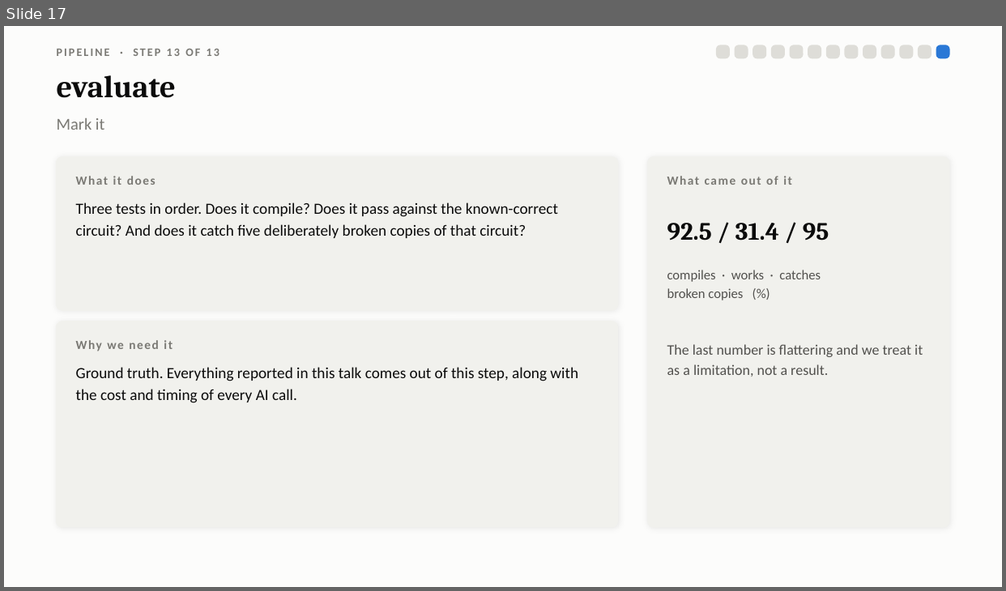
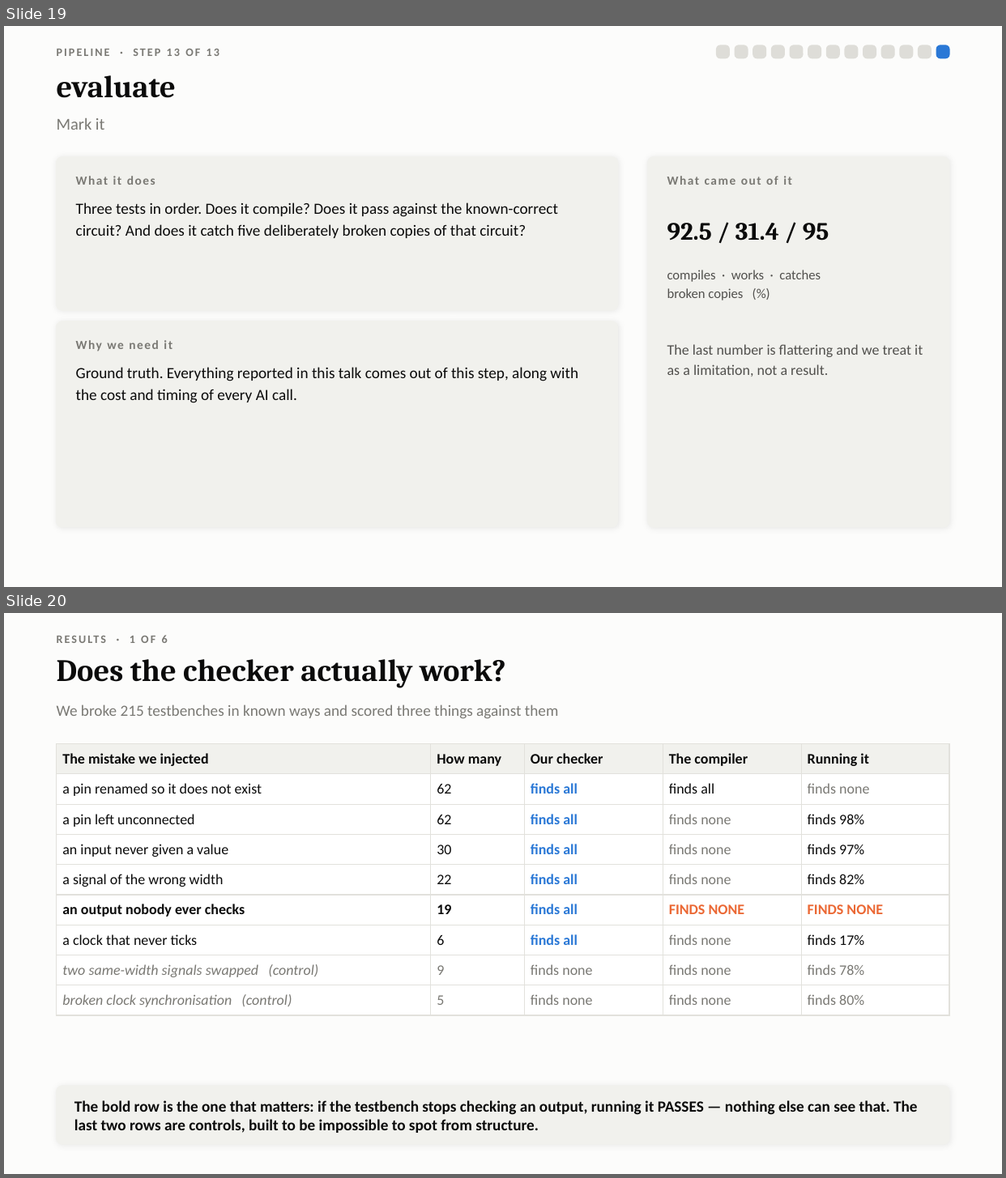
Before and after one commit to Sawaiz-zip/agentic-verilog-testbench, a slide deck: docs/presentation.pptx. Shown one above the other, each under a label of ours: slide 17 before the commit, slides 19 and 20 after it. The pictures are 1006x591 and 1006x1178 pixels, drawn with LibreOffice and Linux fonts; fonts in the diff are those of the drawing. Boxes give left, top, right and bottom in pixels: in the first picture for what was removed or moved away, otherwise in the second. Text is boxed around its words. In the diff, an @@ line names an element or a change of style, - is before the commit and + after.

```diff
--- a/docs/presentation.pptx
+++ b/docs/presentation.pptx
@@ slide 20 added at (x1=4, y1=613, x2=1002, y2=1174), background #FCFCFB @@
@@ text added at (x1=130, y1=635, x2=168, y2=643), 11 pt, text #7A7974, bold @@
+RESULTS · 1 OF 6
@@ text added at (x1=57, y1=659, x2=506, y2=688), 30 pt, text #0B0B0B, bold @@
+Does the checker actually work?
@@ text added at (x1=57, y1=705, x2=558, y2=718), 15 pt, text #7A7974 @@
+We broke 215 testbenches in known ways and scored three things against them
@@ table added at (x1=57, y1=744, x2=949, y2=1011), 9 rows, 5 columns @@
+The mistake we injected | How many | Our checker | The compiler | Running it
+a pin renamed so it does not exist | 62 | finds all | finds all | finds none
+a pin left unconnected | 62 | finds all | finds none | finds 98%
+an input never given a value | 30 | finds all | finds none | finds 97%
+a signal of the wrong width | 22 | finds all | finds none | finds 82%
+an output nobody ever checks | 19 | finds all | FINDS NONE | FINDS NONE
+a clock that never ticks | 6 | finds all | finds none | finds 17%
+two same-width signals swapped (control) | 9 | finds none | finds none | finds 78%
+broken clock synchronisation (control) | 5 | finds none | finds none | finds 80%
@@ rounded rectangle added at (x1=57, y1=1086, x2=949, y2=1144), fill #F1F1ED, outline #F1F1ED 1 pt @@
@@ text added at (x1=74, y1=1101, x2=918, y2=1133), 15 pt, text #0B0B0B, bold @@
+The bold row is the one that matters: if the testbench stops checking an output, running it PASSES — nothing else can see that. The last two rows are controls, built to be impossible to spot from structure.
@@ what was slide 17 is now slide 19 @@
```
Also in this commit, not shown: 1 slide changed, 7 other slides added, 4 slides removed, 1 other file.
